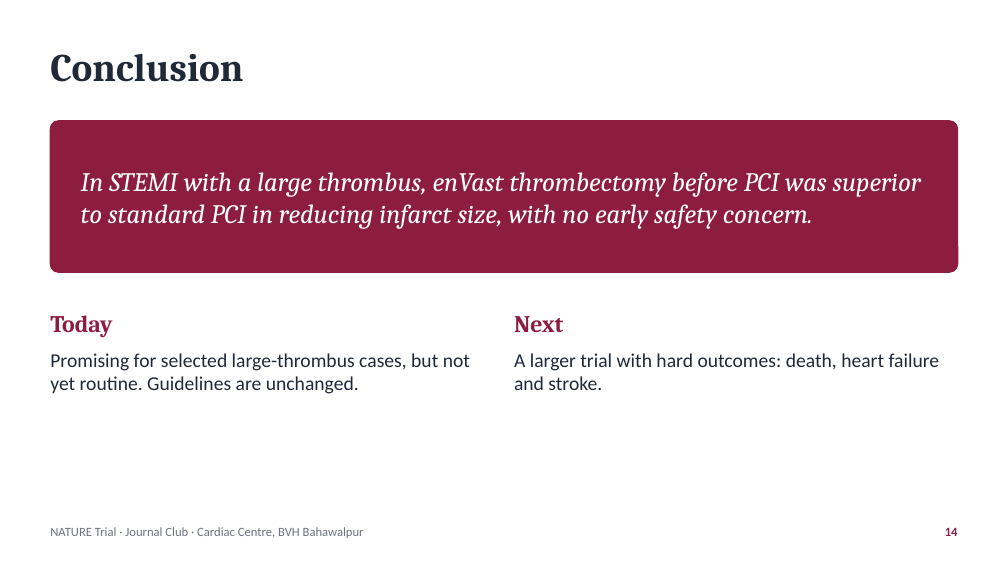
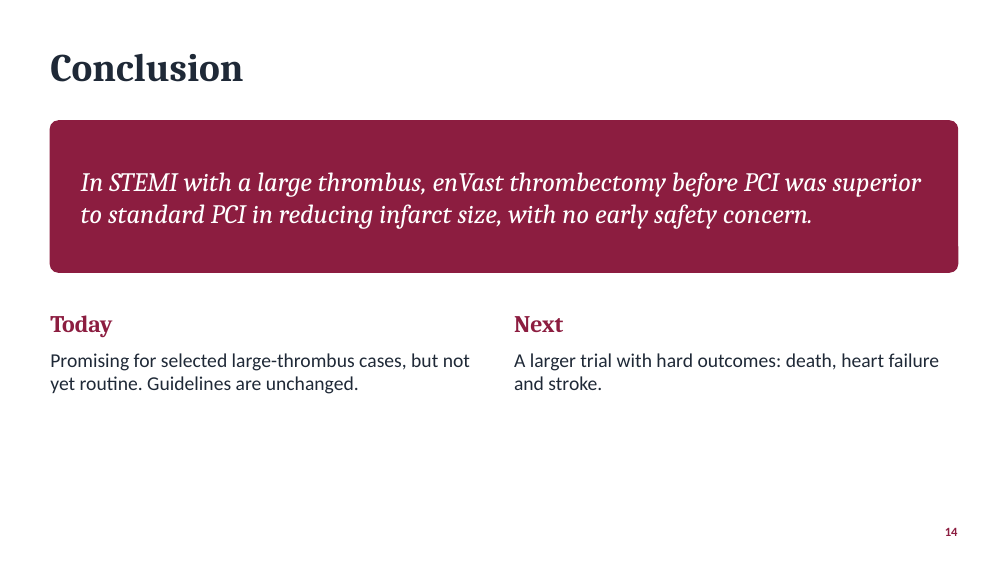
Before and after one commit to Waqar-msx9t/cs8630-A, a slide deck: slide 14 of presentations/NATURE_Trial_2026.pptx. Drawn at 1008x567 pixels with LibreOffice and Linux fonts; fonts in the diff are those of the drawing. Boxes give left, top, right and bottom in pixels: in the first picture for what was removed or moved away, otherwise in the second. Text is boxed around its words. In the diff, an @@ line names an element or a change of style, - is before the commit and + after.

```diff
--- a/presentations/NATURE_Trial_2026.pptx
+++ b/presentations/NATURE_Trial_2026.pptx
@@ text removed at box(50, 527, 364, 538) @@
-NATURE Trial · Journal Club · Cardiac Centre, BVH Bahawalpur
```
Also in this commit, not shown: 15 other slides changed, 2 other files.
